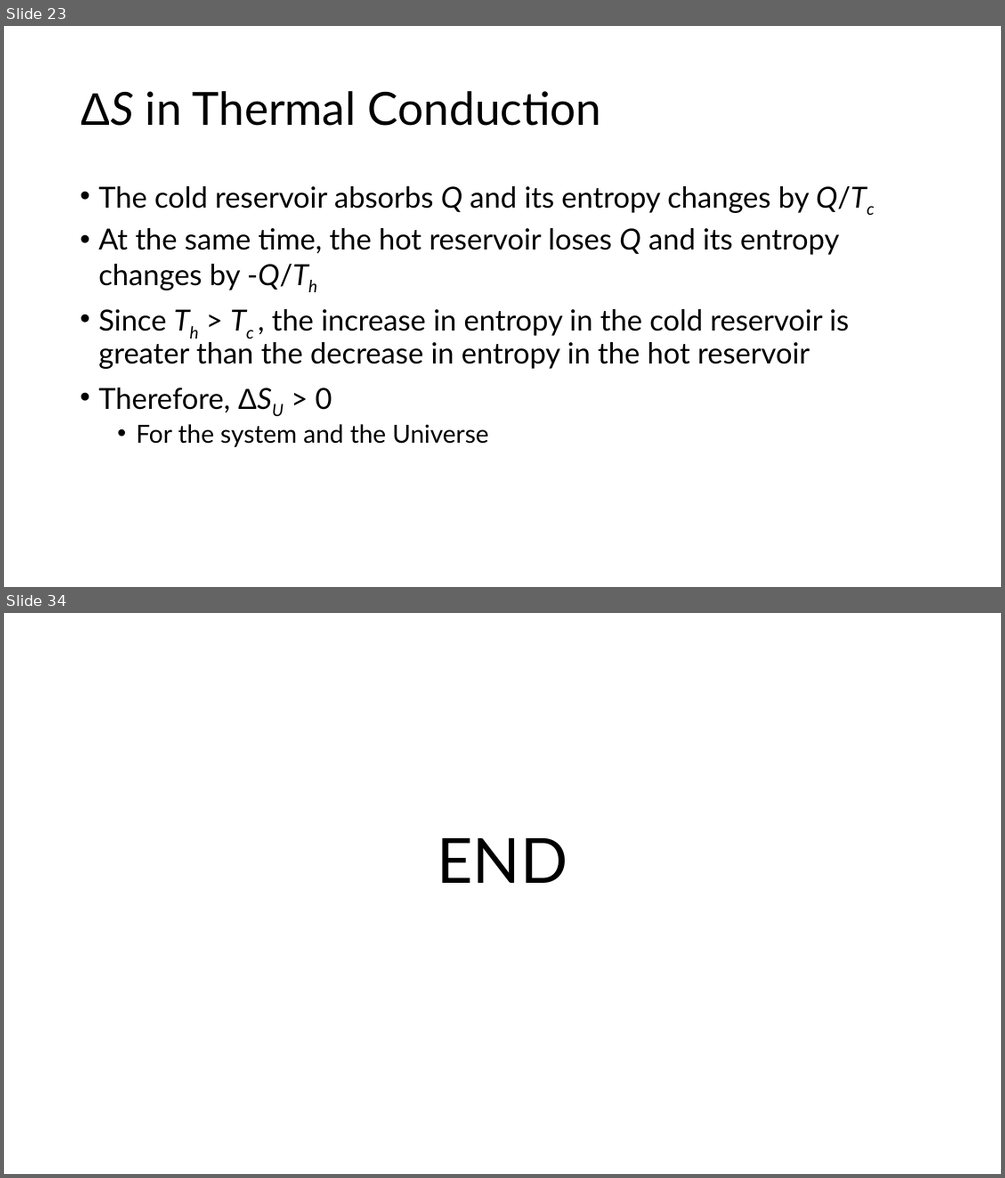
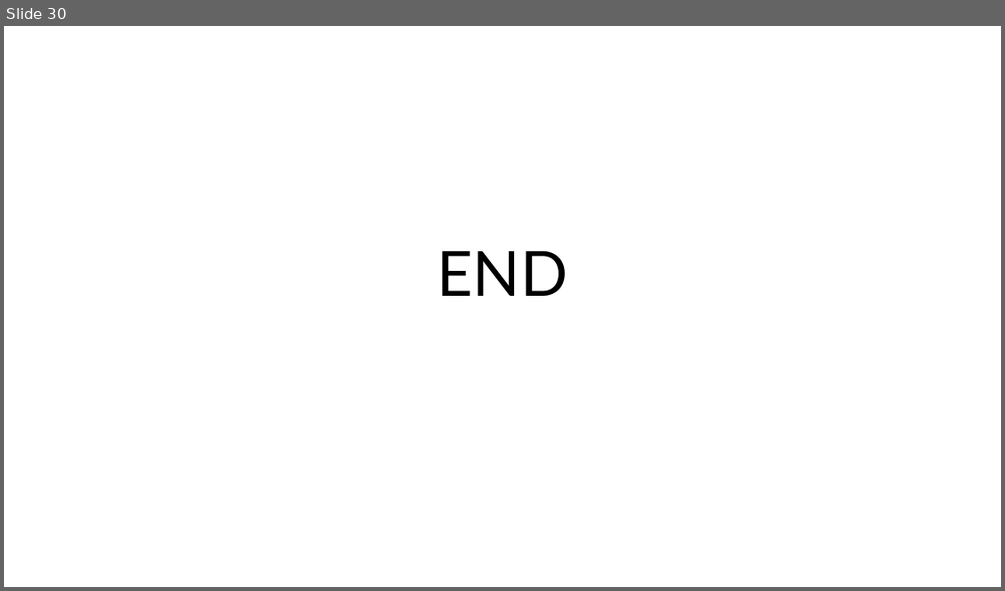
Before and after one commit to rtlines/Introductory-Physics-II, a slide deck: Lecture_Slides/PH 123 Lecture 39.pptx. Shown one above the other, each under a label of ours: slides 23 and 34 before the commit, slide 30 after it; the slides between them are not shown. The pictures are 1005x1178 and 1005x591 pixels, drawn with LibreOffice and Linux fonts; fonts in the diff are those of the drawing. Boxes give left, top, right and bottom in pixels: in the first picture for what was removed or moved away, otherwise in the second. Text is boxed around its words. In the diff, an @@ line names an element or a change of style, - is before the commit and + after.

```diff
--- a/Lecture_Slides/PH 123 Lecture 39.pptx
+++ b/Lecture_Slides/PH 123 Lecture 39.pptx
@@ slide 23 removed at (4,26,1001,587), background #FFFFFF @@
@@ title removed at (80,91,602,126) @@
-ΔS in Thermal Conduction
@@ text removed at (98,186,866,447) @@
-• The cold reservoir absorbs Q and its entropy changes by Q/Tc
-• At the same time, the hot reservoir loses Q and its entropy changes by -Q/Th
-• Since Th > Tc , the increase in entropy in the cold reservoir is greater than the decrease in entropy in the hot reservoir
-• Therefore, ΔSU > 0
-  • For the system and the Universe
@@ what was slide 34 is now slide 30 @@
```
Also in this commit, not shown: 1 slide changed, 33 slides added, 31 other slides removed, 35 other files.
